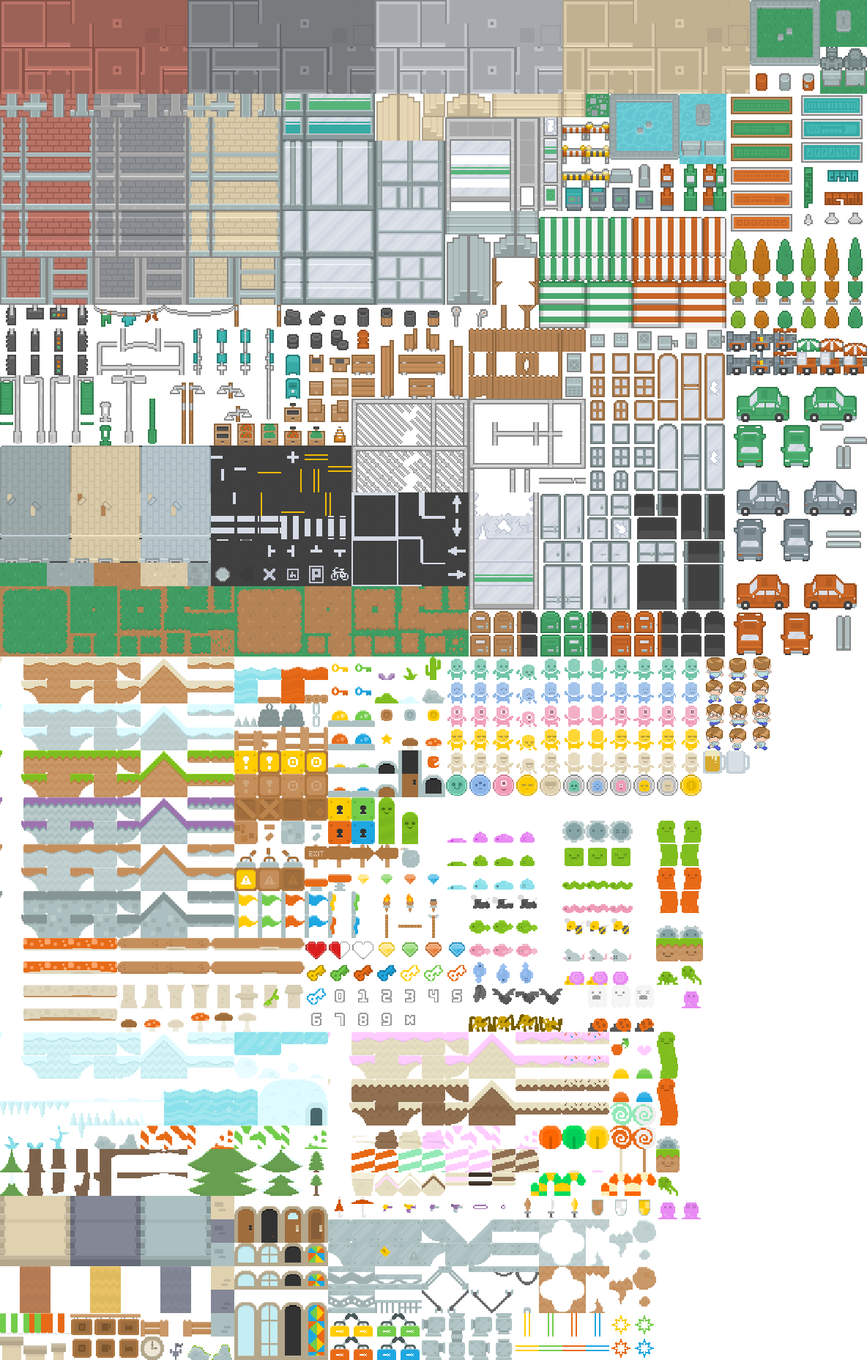
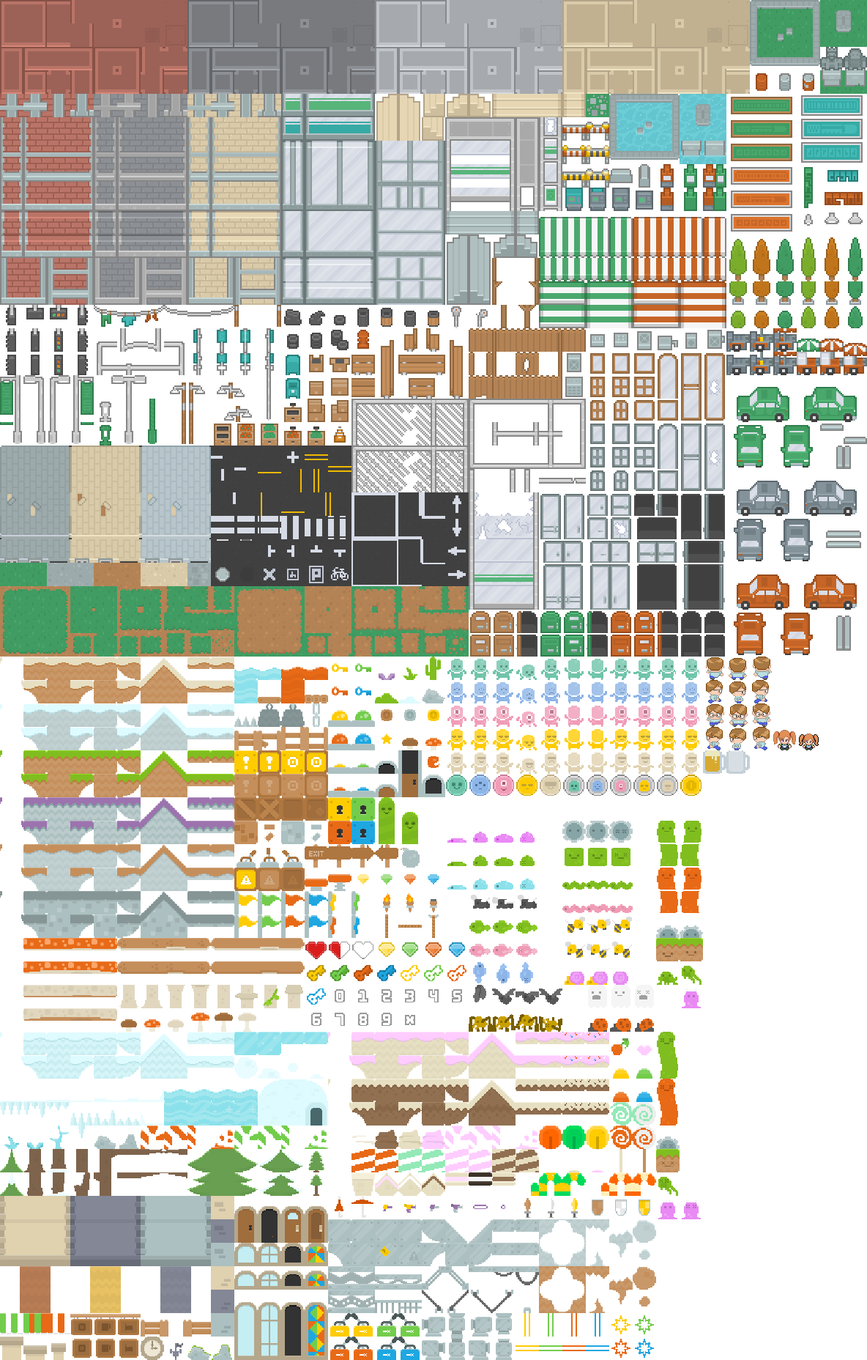
The second 867×1360 image is a revision of the first. Changes to its layers:
renamed "background" to "Layer 1", showed it, moved it above "Layer 0", painted on it over 563, 729, 820, 962
painted on "Layer 0" over 563, 733, 820, 962
